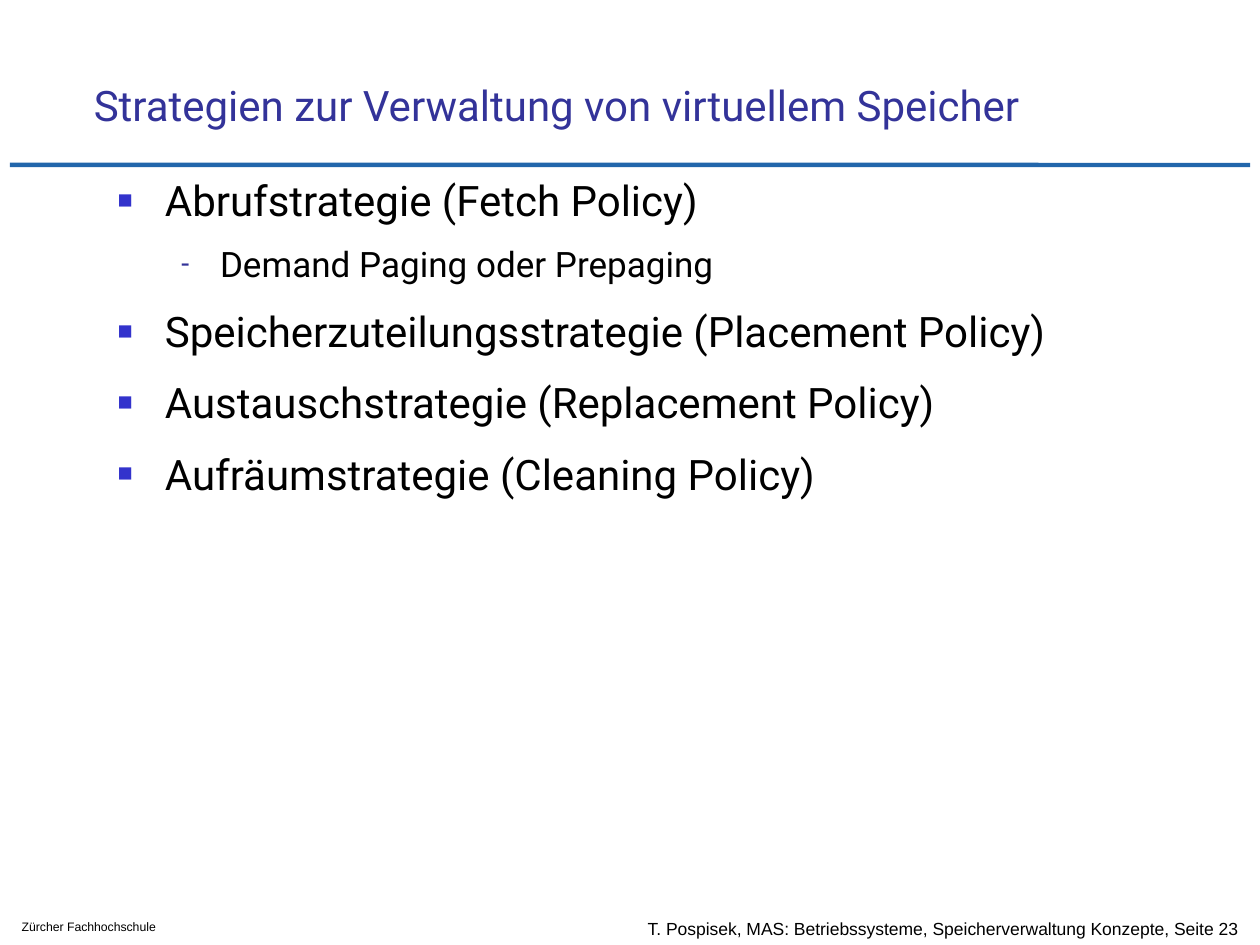
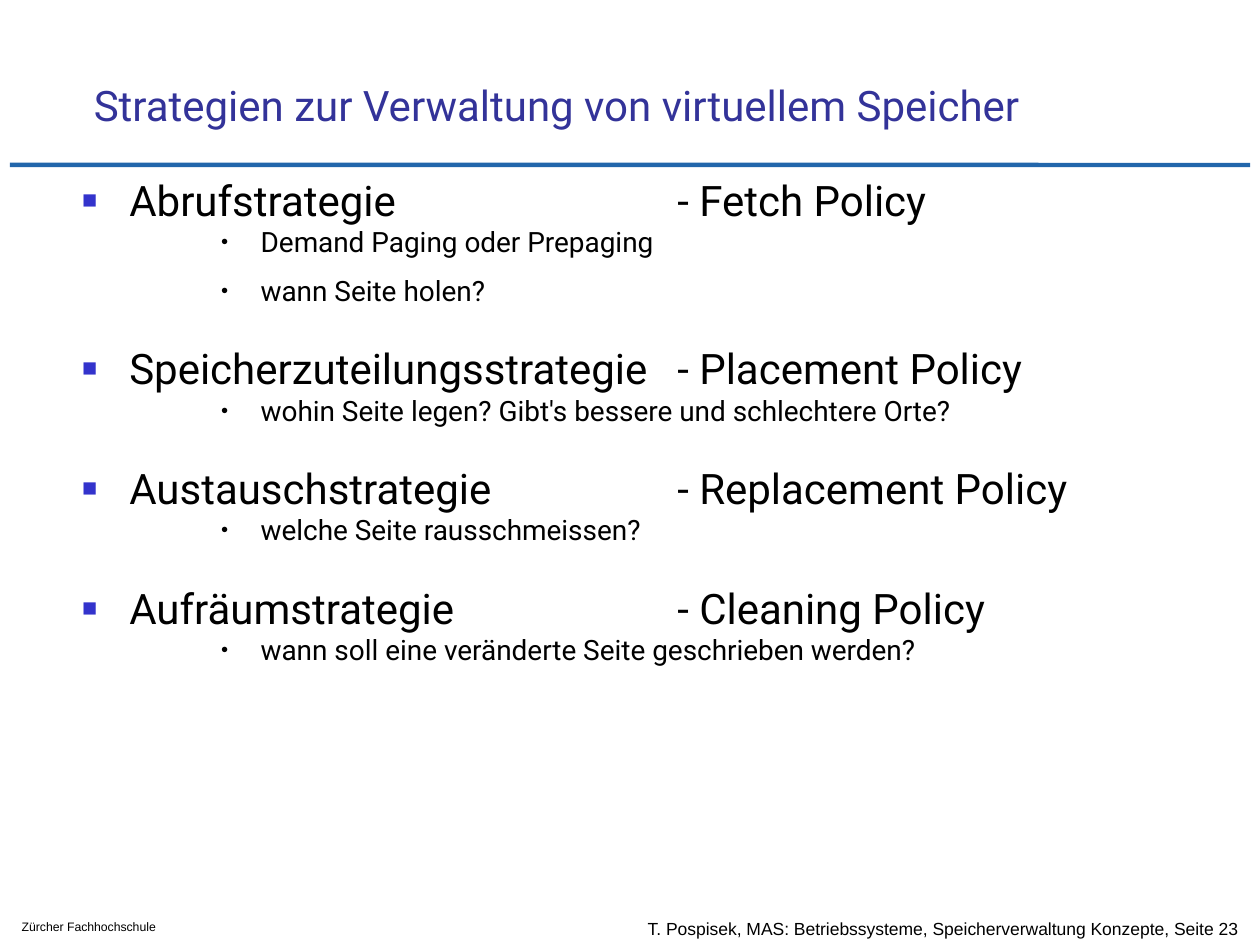
Before and after one commit to tpo/betriebssysteme, a slide deck: slide 23 of 10_Speicherverwaltung_Grundlegende_Konzepte.odp. Drawn at 1260x945 pixels with LibreOffice and Linux fonts; fonts in the diff are those of the drawing; background and template pictures are left out. Boxes give left, top, right and bottom in pixels: in the first picture for what was removed or moved away, otherwise in the second. Text is boxed around its words. In the diff, an @@ line names an element or a change of style, - is before the commit and + after.

```diff
--- a/10_Speicherverwaltung_Grundlegende_Konzepte.odp
+++ b/10_Speicherverwaltung_Grundlegende_Konzepte.odp
@@ text "Abrufstrategie - Fetch Policy": place and size @@
-text "Abrufstrategie - Fetch Policy" at [165,182,1045,500]
+text "Abrufstrategie - Fetch Policy" at [129,184,1022,666]
@@ text at [129,184,396,225]: text changed @@
-■ Abrufstrategie (Fetch Policy)
+■ Abrufstrategie - Fetch Policy
@@ text at [129,184,1022,666]: text changed; size 24 to 16 pt @@
-■ Speicherzuteilungsstrategie (Placement Policy)
-■ Austauschstrategie (Replacement Policy)
-■ Aufräumstrategie (Cleaning Policy)
+    ● wann Seite holen?
+■ Speicherzuteilungsstrategie - Placement Policy
+    ● wohin Seite legen? Gibt's bessere und schlechtere Orte?
+■ Austauschstrategie - Replacement Policy
+    ● welche Seite rausschmeissen?
+■ Aufräumstrategie - Cleaning Policy
+    ● wann soll eine veränderte Seite geschrieben werden?
@@ text at [261,231,653,258]: size 20 to 16 pt in "Demand Paging oder Prepaging"; bullet - to ●; list level 2 to 3 in "Demand Paging oder Prepaging"; bullet colour #333399 to #000000 @@
```
Also in this commit, not shown: 1 other slide changed, 1 other file.
